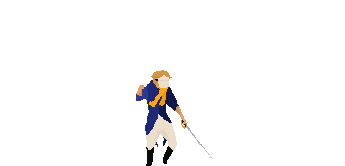
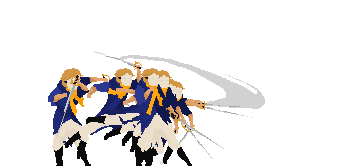
Layered file, before and after one edit (w=345, h=166). Changes by layer:
showed "sept.png" over [135, 68, 224, 166]
showed "7" over [137, 79, 179, 166]
showed "6" over [130, 81, 195, 166]
showed "5" over [104, 79, 253, 166]
showed "4" over [86, 78, 259, 166]
showed "swoosh", painted on it over [119, 55, 265, 109]
showed "3" over [86, 78, 259, 166]
showed "2" over [65, 51, 143, 148]
showed "1" over [48, 72, 89, 166]
showed "hang.png" over [51, 68, 146, 166]
